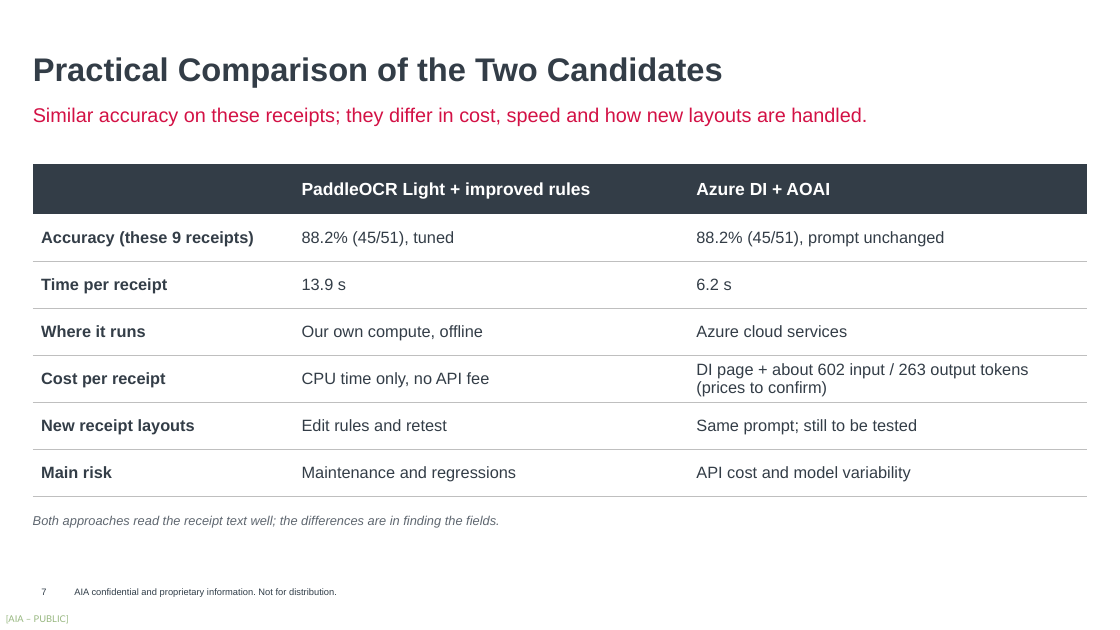
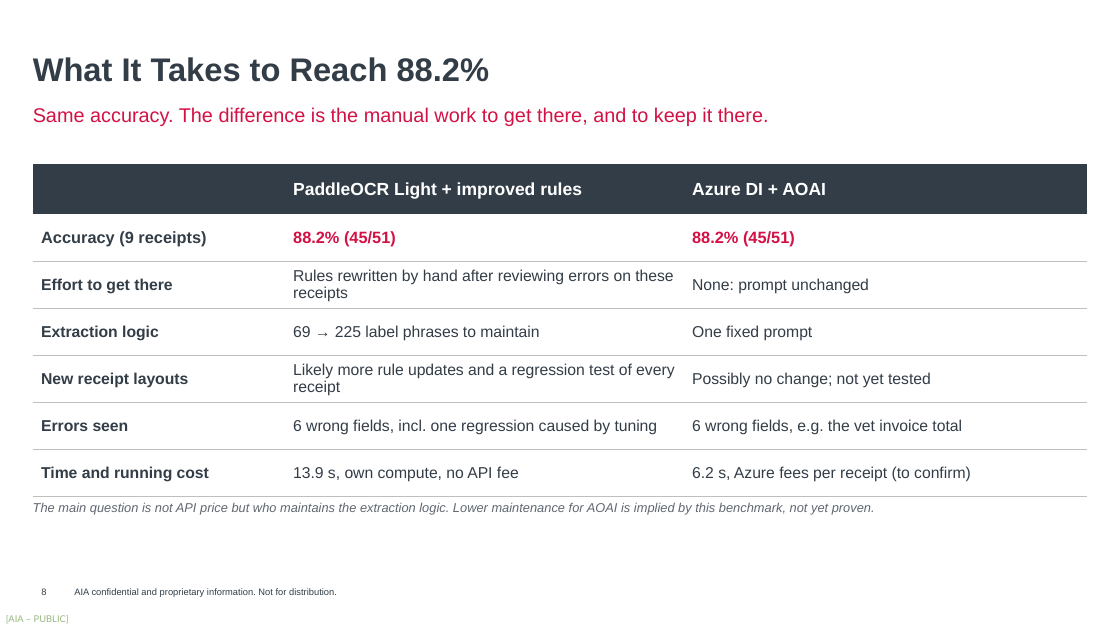
Before and after one commit to harrysokool/playground, a slide deck: slide 8 of ppt/ocr_benchmark/current/OCR_Benchmark_V2.pptx (slide 7 before the commit). Drawn at 1120x630 pixels with LibreOffice and Linux fonts; fonts in the diff are those of the drawing; background and template pictures are left out. Boxes give left, top, right and bottom in pixels: in the first picture for what was removed or moved away, otherwise in the second. Text is boxed around its words. In the diff, an @@ line names an element or a change of style, - is before the commit and + after.

```diff
--- a/ppt/ocr_benchmark/current/OCR_Benchmark_V2.pptx
+++ b/ppt/ocr_benchmark/current/OCR_Benchmark_V2.pptx
@@ text at bbox=[33, 57, 490, 82]: text changed @@
-Practical Comparison of the Two Candidates
+What It Takes to Reach 88.2%
@@ text at bbox=[33, 107, 769, 126]: text changed @@
-Similar accuracy on these receipts; they differ in cost, speed and how new layouts are handled.
+Same accuracy. The difference is the manual work to get there, and to keep it there.
@@ table at bbox=[33, 164, 1087, 497] @@
-row 2: Accuracy (these 9 receipts) | 88.2% (45/51), tuned | 88.2% (45/51), prompt unchanged
+row 2: Accuracy (9 receipts) | 88.2% (45/51) | 88.2% (45/51)
-row 3: Time per receipt | 13.9 s | 6.2 s
+row 3: Effort to get there | Rules rewritten by hand after reviewing errors on these receipts | None: prompt unchanged
-row 4: Where it runs | Our own compute, offline | Azure cloud services
+row 4: Extraction logic | 69 → 225 label phrases to maintain | One fixed prompt
-row 5: Cost per receipt | CPU time only, no API fee | DI page + about 602 input / 263 output tokens (prices to confirm)
+row 5: New receipt layouts | Likely more rule updates and a regression test of every receipt | Possibly no change; not yet tested
-row 6: New receipt layouts | Edit rules and retest | Same prompt; still to be tested
+row 6: Errors seen | 6 wrong fields, incl. one regression caused by tuning | 6 wrong fields, e.g. the vet invoice total
-row 7: Main risk | Maintenance and regressions | API cost and model variability
+row 7: Time and running cost | 13.9 s, own compute, no API fee | 6.2 s, Azure fees per receipt (to confirm)
@@ text added at bbox=[33, 502, 875, 515], 11 pt, text #5F6770, italic @@
+The main question is not API price but who maintains the extraction logic. Lower maintenance for AOAI is implied by this benchmark, not yet proven.
@@ text removed at bbox=[33, 515, 500, 528] @@
-Both approaches read the receipt text well; the differences are in finding the fields.
@@ page number at bbox=[41, 588, 46, 595]: text changed @@
-7
+8
```
Also in this commit, not shown: 6 other slides changed, 1 slide added, 15 other files.
